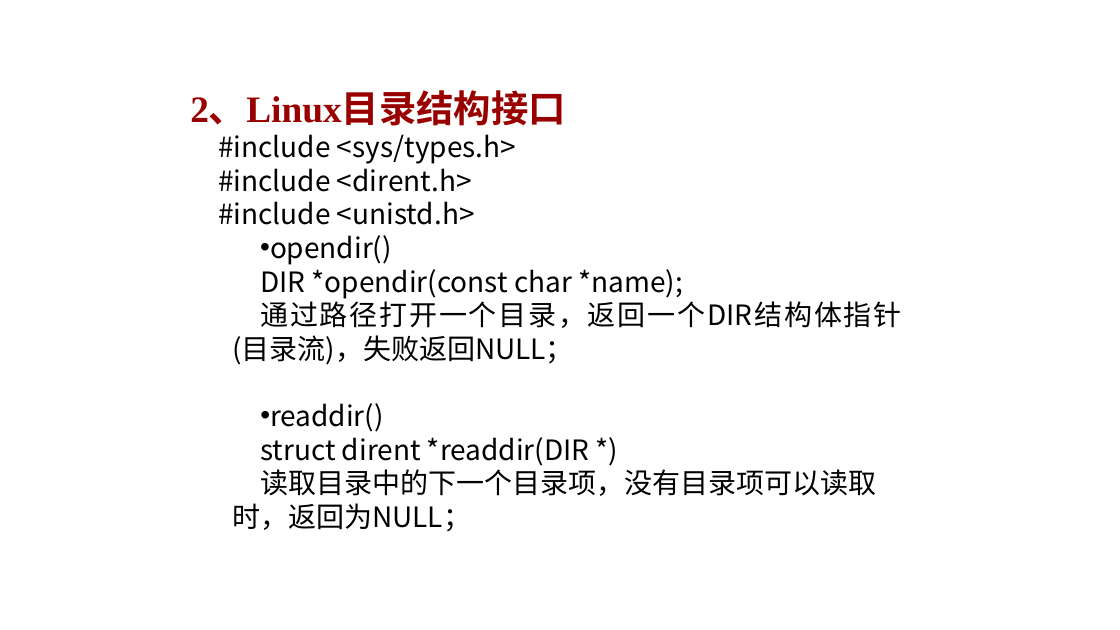
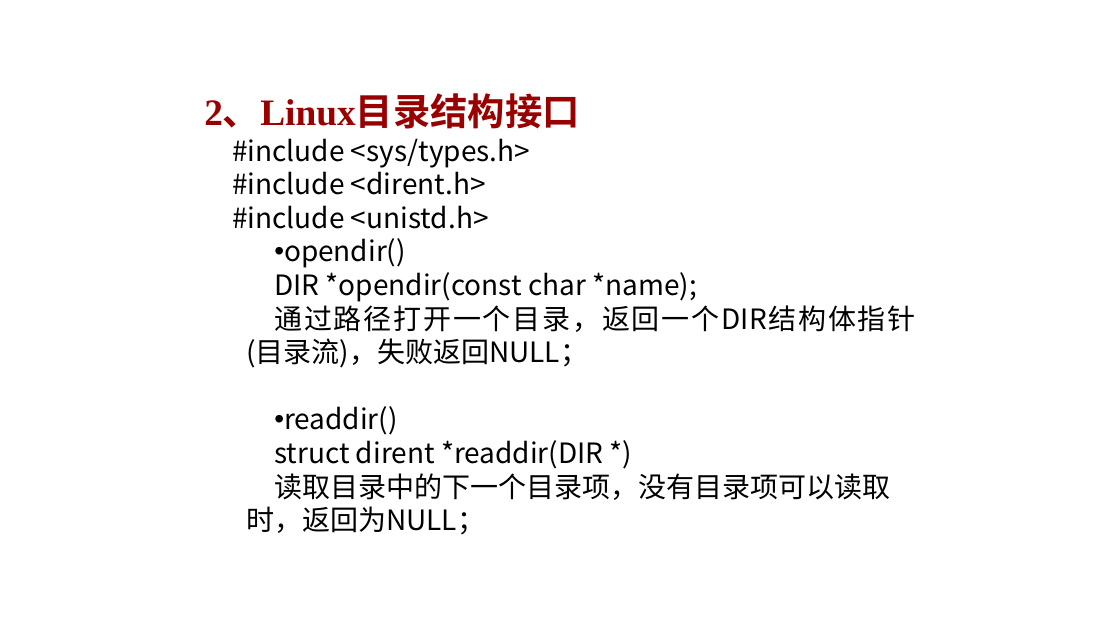
Before and after one commit to MegaSuite/OS, a slide deck: slide 5 of ref/lab4 extra OSIoT directory.pptx. Drawn at 1120x630 pixels with LibreOffice and Linux fonts; fonts in the diff are those of the drawing; background and template pictures are left out. Boxes give left, top, right and bottom in pixels: in the first picture for what was removed or moved away, otherwise in the second. Text is boxed around its words. In the diff, an @@ line names an element or a change of style, - is before the commit and + after.

```diff
--- a/ref/lab4 extra OSIoT directory.pptx
+++ b/ref/lab4 extra OSIoT directory.pptx
@@ text "2、Linux目录结构接口": place and size @@
-text "2、Linux目录结构接口" at [190,93,901,532]
+text "2、Linux目录结构接口" at [204,96,915,535]
```
Also in this commit, not shown: 2 other files.
